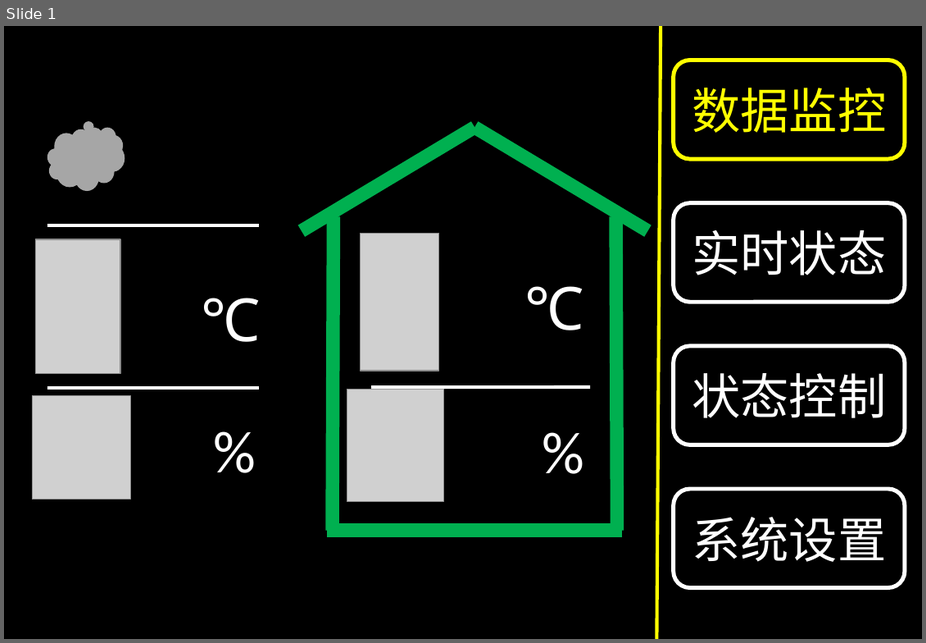
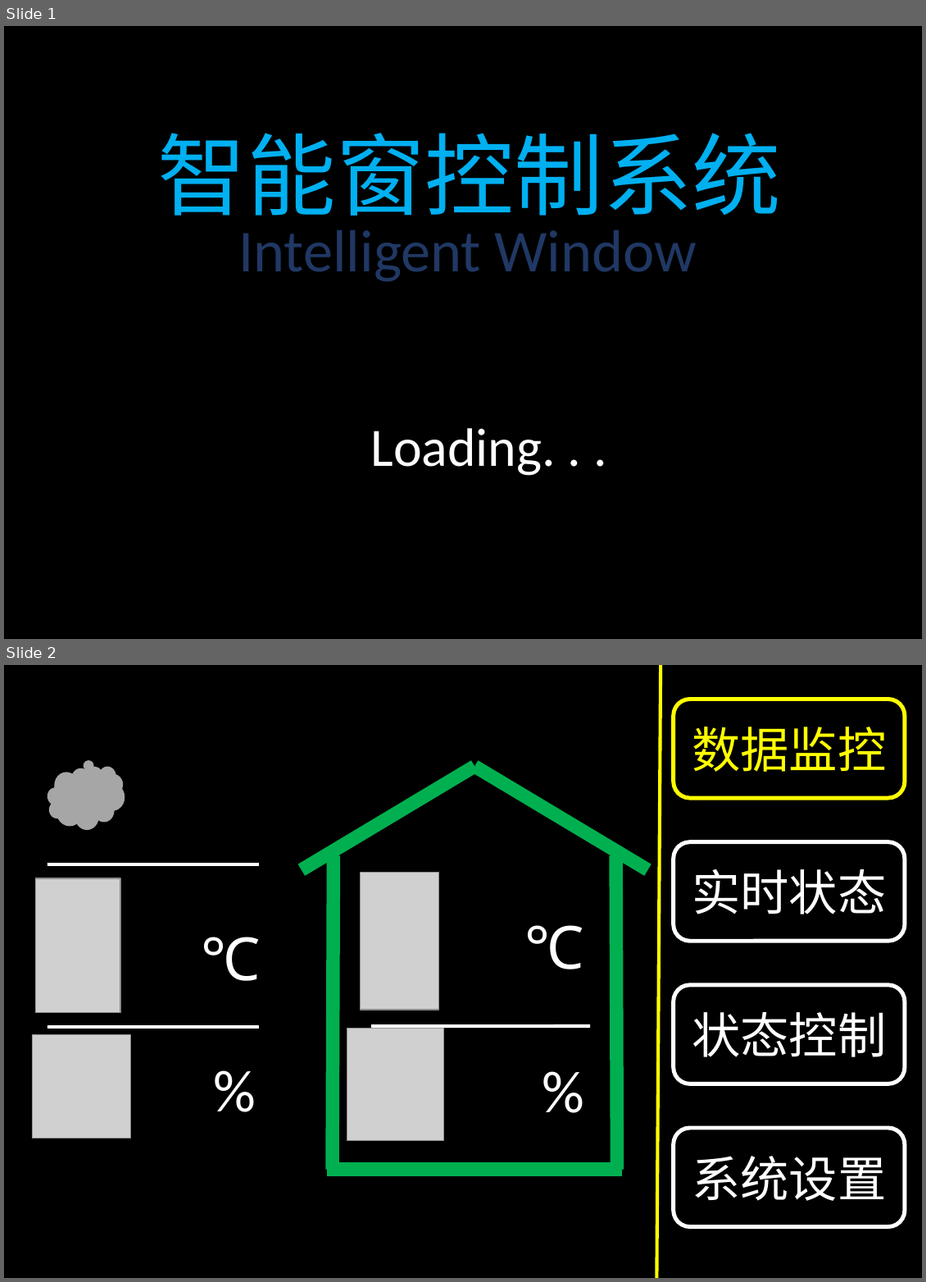
Before and after one commit to Derrick1024/IntelligentWindow, a slide deck: HMI/UI.pptx. Shown one above the other, each under a label of ours: slide 1 before the commit, slides 1 and 2 after it. The pictures are 926x643 and 926x1282 pixels, drawn with LibreOffice and Linux fonts; fonts in the diff are those of the drawing; grey boxes stand for pictures. Boxes give left, top, right and bottom in pixels: in the first picture for what was removed or moved away, otherwise in the second. Text is boxed around its words. In the diff, an @@ line names an element or a change of style, - is before the commit and + after.

```diff
--- a/HMI/UI.pptx
+++ b/HMI/UI.pptx
@@ slide 1 added at [4,26,922,639], background #000000 @@
@@ text added at [158,133,781,215], 66 pt, text #00B0F0 @@
+智能窗控制系统
@@ text added at [239,230,698,282], 44 pt, text #203864 @@
+Intelligent Window
@@ text added at [371,428,557,475], 40 pt, text #FFFFFF @@
+Loading. . .
@@ what was slide 1 is now slide 2 @@
```
Also in this commit, not shown: 4 slides changed, 29 other files.
